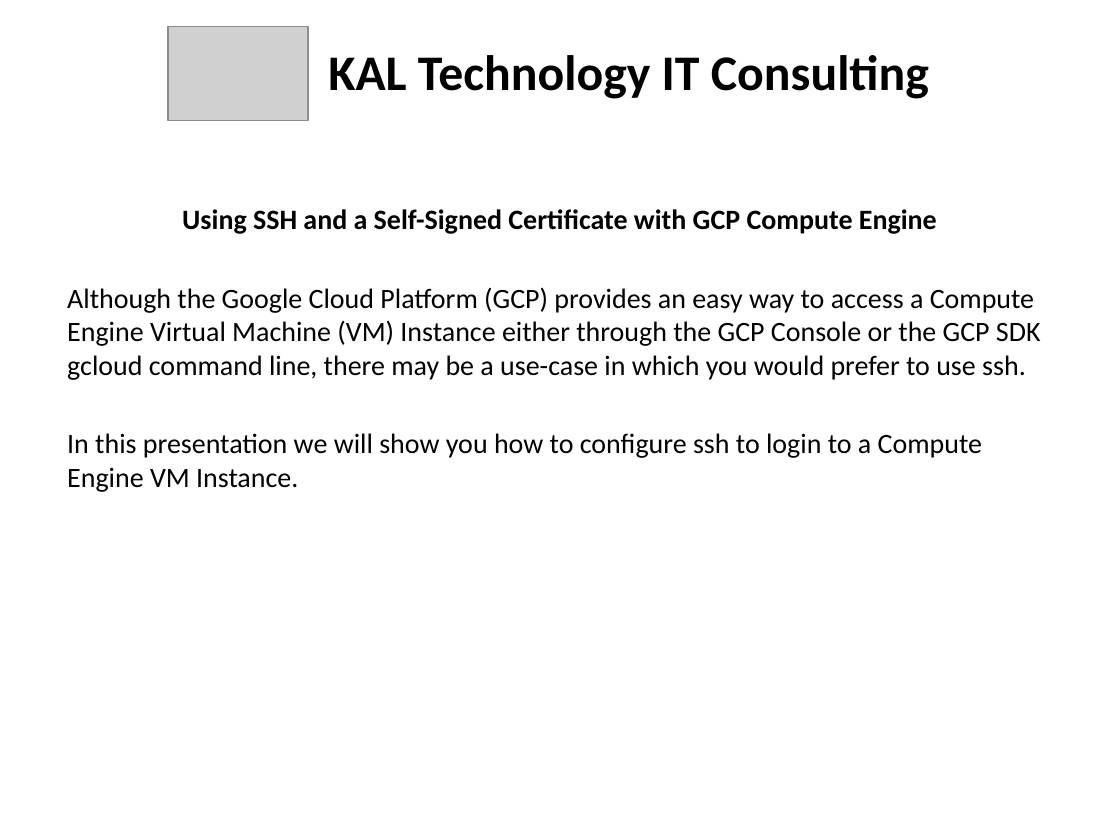
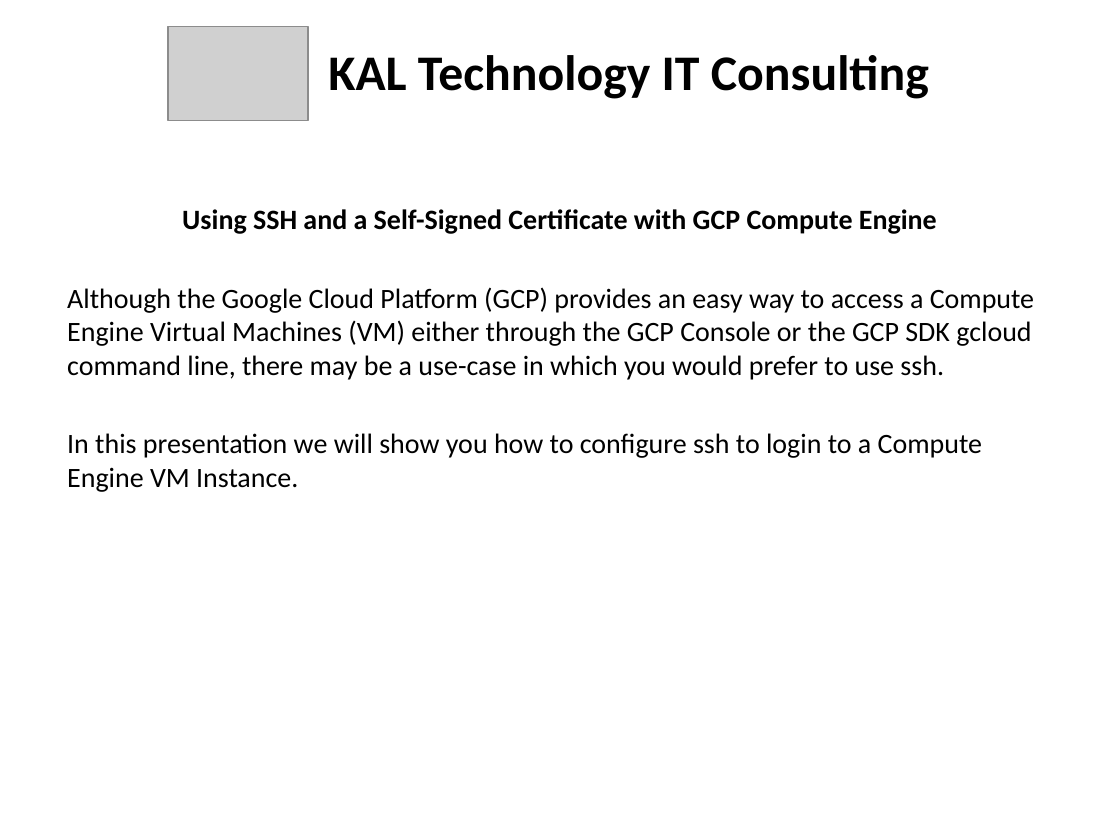
Before and after one commit to kskalvar/gcp-compute-ssh-self-signed-certificate, a slide deck: slide 2 of GCP Compute ssh Self-Signed-Certificate.pptx. Drawn at 1120x840 pixels with LibreOffice and Linux fonts; fonts in the diff are those of the drawing; grey boxes stand for pictures. Boxes give left, top, right and bottom in pixels: in the first picture for what was removed or moved away, otherwise in the second. Text is boxed around its words. In the diff, an @@ line names an element or a change of style, - is before the commit and + after.

```diff
--- a/GCP Compute ssh Self-Signed-Certificate.pptx
+++ b/GCP Compute ssh Self-Signed-Certificate.pptx
@@ text at [67, 287, 1034, 380]: text changed @@
-Although the Google Cloud Platform (GCP) provides an easy way to access a Compute Engine Virtual Machine (VM) Instance either through the GCP Console or the GCP SDK gcloud command line, there may be a use-case in which you would prefer to use ssh.
+Although the Google Cloud Platform (GCP) provides an easy way to access a Compute Engine Virtual Machines (VM) either through the GCP Console or the GCP SDK gcloud command line, there may be a use-case in which you would prefer to use ssh.
```
Also in this commit, not shown: 1 other file.
